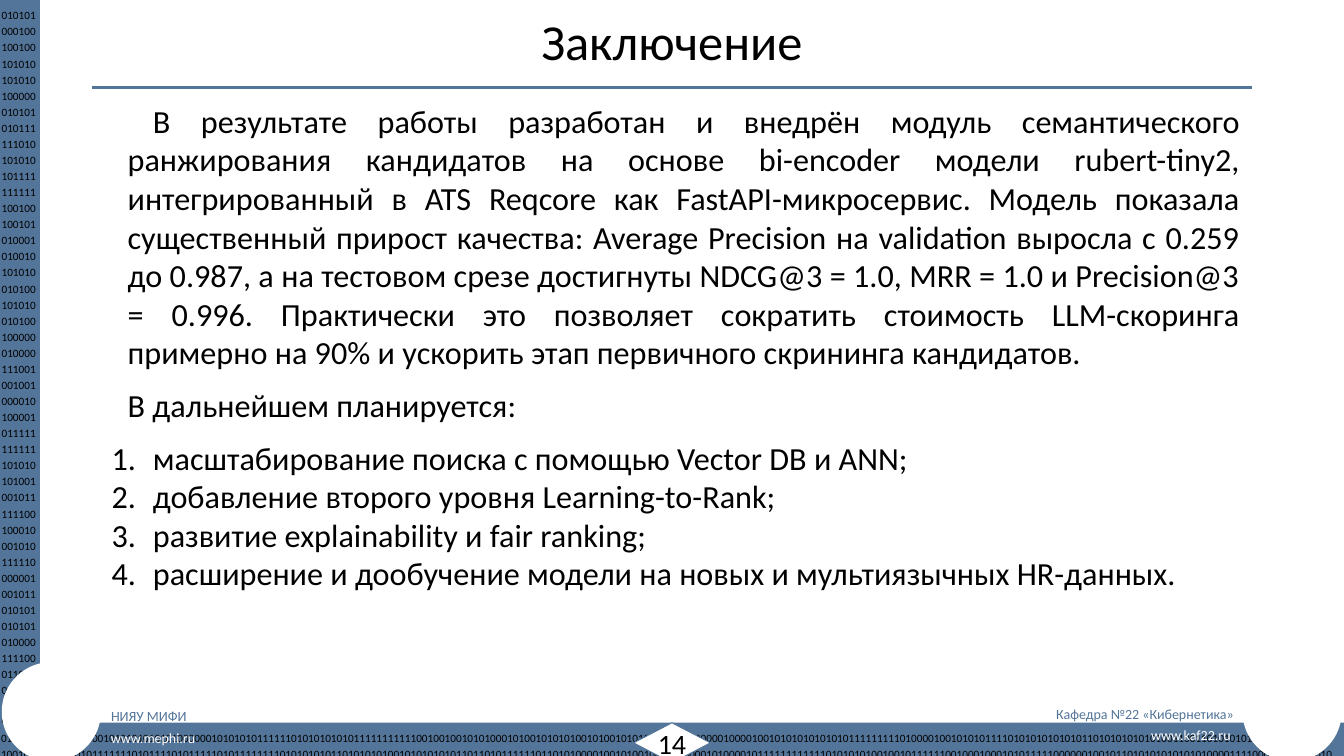
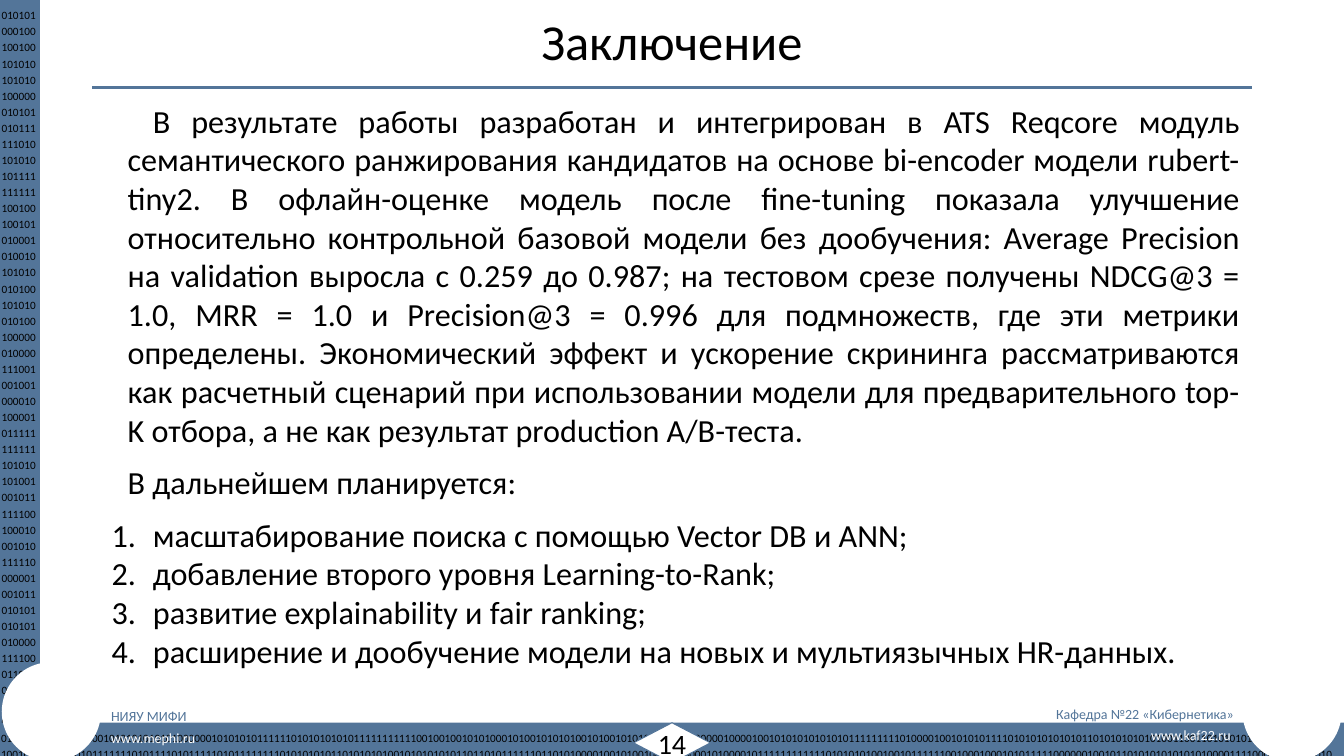
Before and after one commit to ArtiomNosov/master-thesis-repository, a slide deck: slide 14 of vkr/artifacts/М24-534_НосовАИ_презентация_ВКР.pptx. Drawn at 1344x756 pixels with LibreOffice and Linux fonts; fonts in the diff are those of the drawing; background and template pictures are left out. Boxes give left, top, right and bottom in pixels: in the first picture for what was removed or moved away, otherwise in the second. Text is boxed around its words. In the diff, an @@ line names an element or a change of style, - is before the commit and + after.

```diff
--- a/vkr/artifacts/М24-534_НосовАИ_презентация_ВКР.pptx
+++ b/vkr/artifacts/М24-534_НосовАИ_презентация_ВКР.pptx
@@ text at [128,111,1240,448]: text changed @@
-В результате работы разработан и внедрён модуль семантического ранжирования кандидатов на основе bi-encoder модели rubert-tiny2, интегрированный в ATS Reqcore как FastAPI-микросервис. Модель показала существенный прирост качества: Average Precision на validation выросла с 0.259 до 0.987, а на тестовом срезе достигнуты NDCG@3 = 1.0, MRR = 1.0 и Precision@3 = 0.996. Практически это позволяет сократить стоимость LLM-скоринга примерно на 90% и ускорить этап первичного скрининга кандидатов.
+В результате работы разработан и интегрирован в ATS Reqcore модуль семантического ранжирования кандидатов на основе bi-encoder модели rubert-tiny2. В офлайн-оценке модель после fine-tuning показала улучшение относительно контрольной базовой модели без дообучения: Average Precision на validation выросла с 0.259 до 0.987; на тестовом срезе получены NDCG@3 = 1.0, MRR = 1.0 и Precision@3 = 0.996 для подмножеств, где эти метрики определены. Экономический эффект и ускорение скрининга рассматриваются как расчетный сценарий при использовании модели для предварительного top-K отбора, а не как результат production A/B-теста.
```
Also in this commit, not shown: 1 other slide changed, 6 other files.
